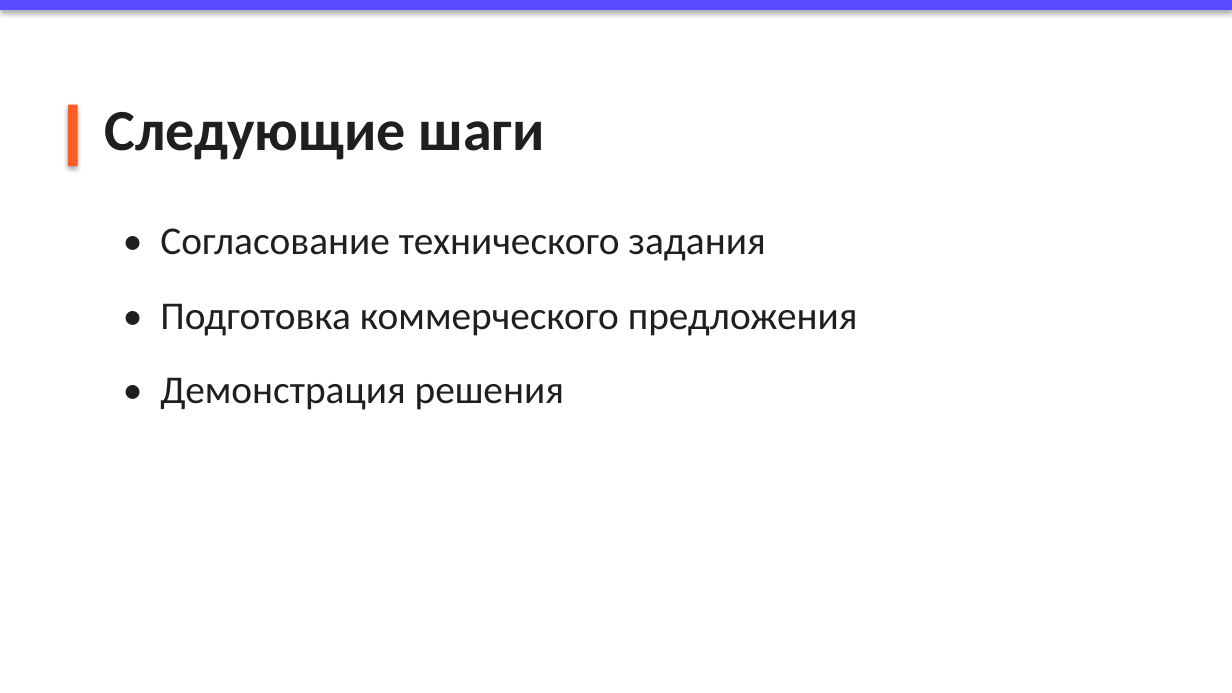
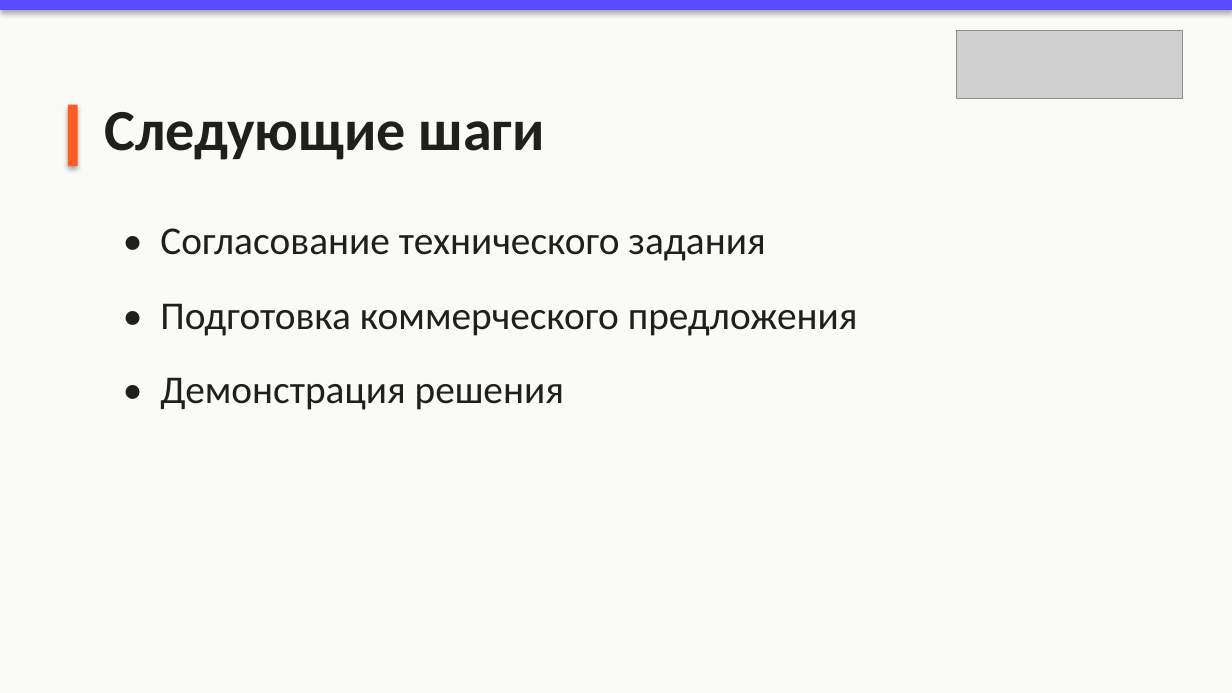
Before and after one commit to Katy-Klochkova/brandmarka, a slide deck: slide 2 of docs/presentation-example.pptx (slide 4 before the commit). Drawn at 1232x693 pixels with LibreOffice and Linux fonts; fonts in the diff are those of the drawing; grey boxes stand for pictures. Boxes give left, top, right and bottom in pixels: in the first picture for what was removed or moved away, otherwise in the second. Text is boxed around its words. In the diff, an @@ line names an element or a change of style, - is before the commit and + after.

```diff
--- a/docs/presentation-example.pptx
+++ b/docs/presentation-example.pptx
@@ background #FFFFFF to #FAFAF8 @@
@@ picture added at <box>957,31,1183,99</box> @@
```
Also in this commit, not shown: 2 other slides changed, 2 slides removed, 14 other files.
